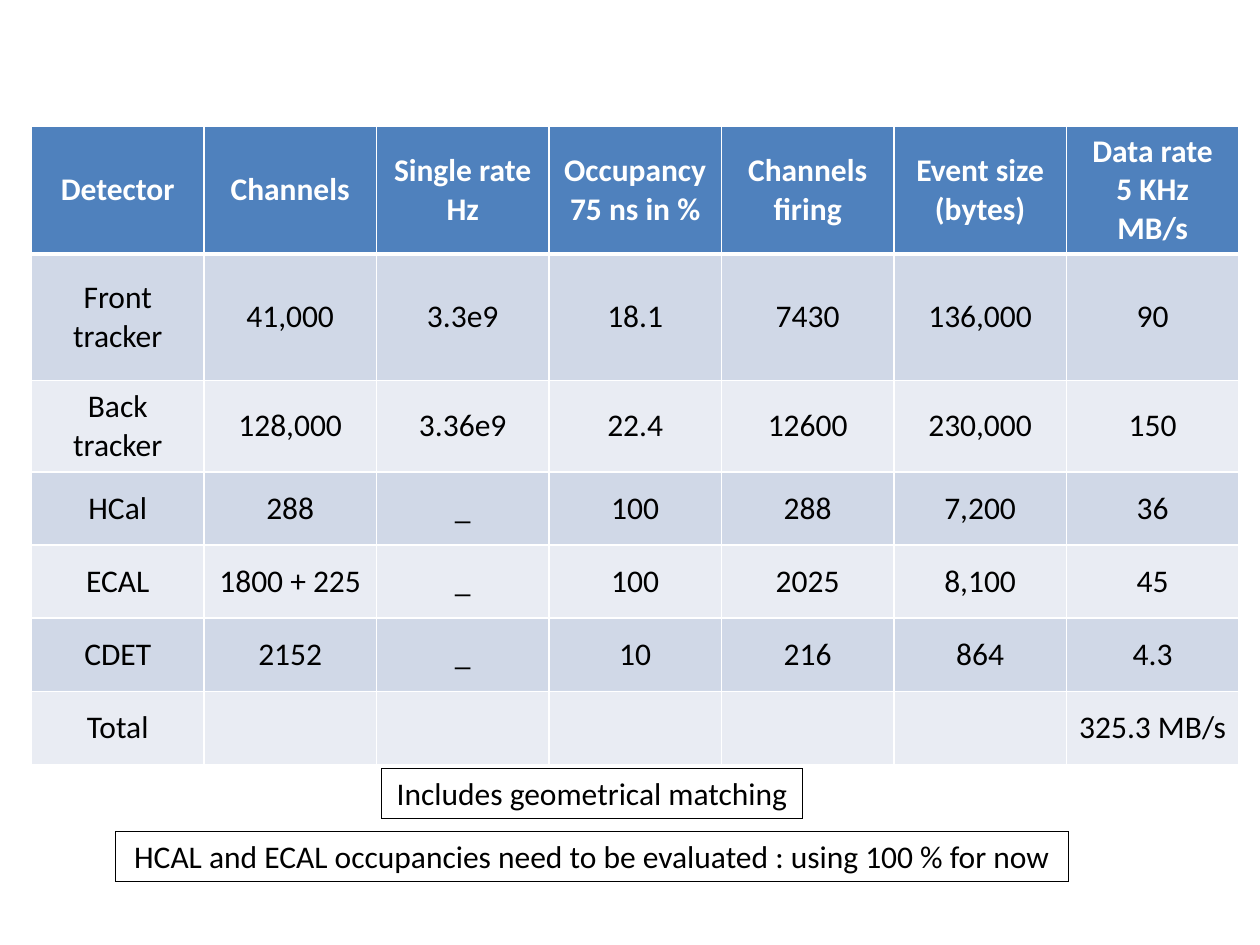
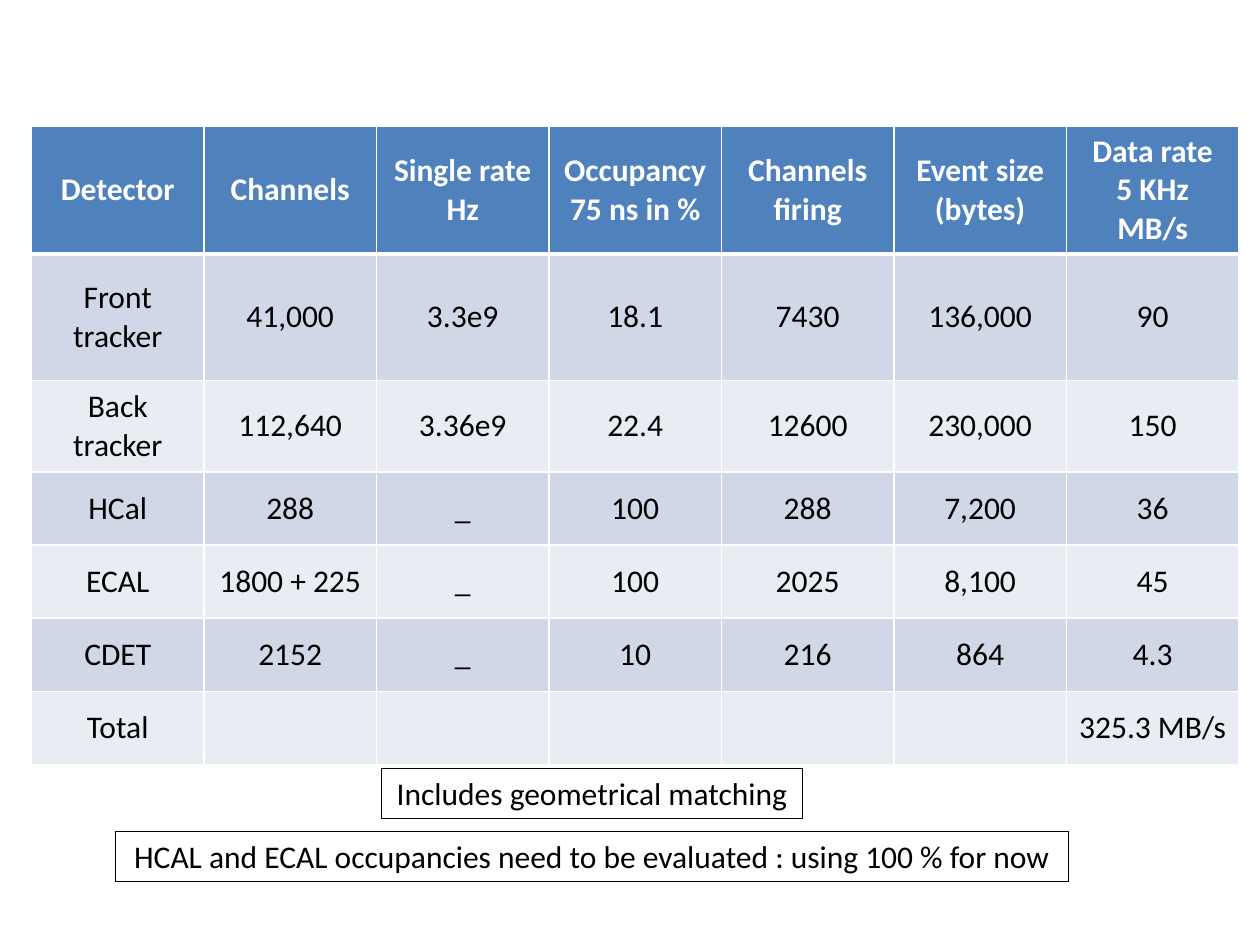
Before and after one commit to bmoffit/sbsdaq, a slide deck: slide 4 of 2015_DOE_Review/SuperBigBite DAQ update.pptx. Drawn at 1260x945 pixels with LibreOffice and Linux fonts; fonts in the diff are those of the drawing; grey boxes stand for pictures; background and template pictures are left out. Boxes give left, top, right and bottom in pixels: in the first picture for what was removed or moved away, otherwise in the second. Text is boxed around its words. In the diff, an @@ line names an element or a change of style, - is before the commit and + after.

```diff
--- a/2015_DOE_Review/SuperBigBite DAQ update.pptx
+++ b/2015_DOE_Review/SuperBigBite DAQ update.pptx
@@ table at <box>32,126,1240,762</box> @@
-row 3, column 2: 128,000
+row 3, column 2: 112,640
```
Also in this commit, not shown: 16 other slides changed, 1 other file.
